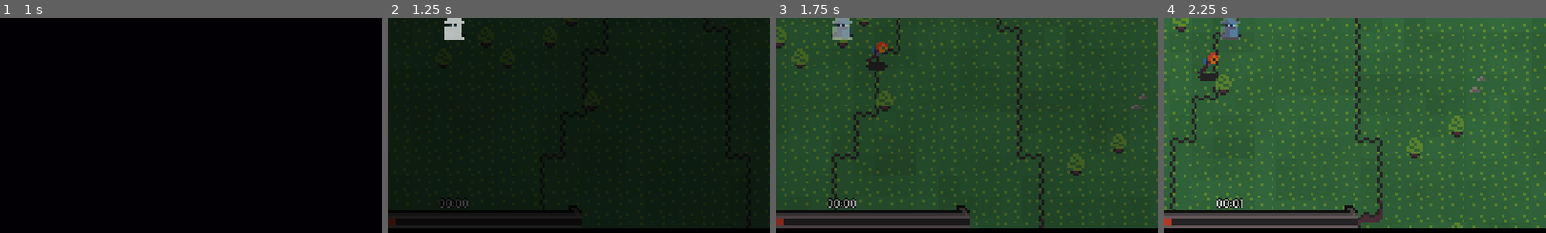
Above: before the commit, frames 1-4 (left to right).
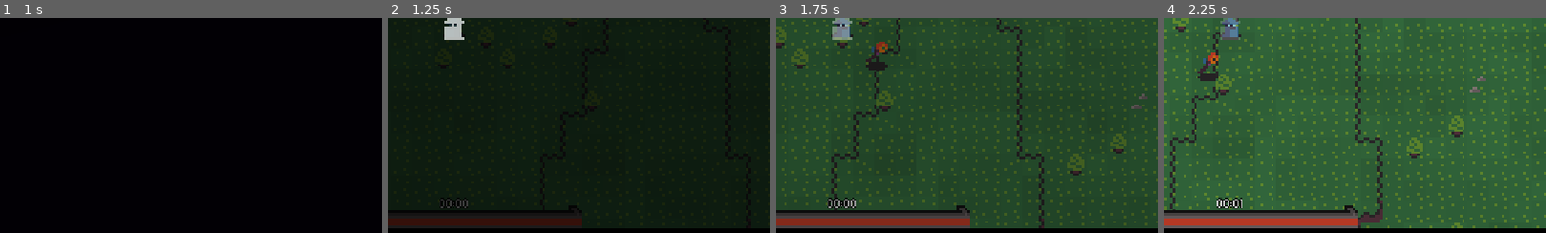
Above: after the commit, the same moments.

Repository: Kl3XY/GMTK-2025
Game: Godot game, scene res://scenes/Main Menu.tscn
The game is run twice, just before and just after one commit, with the same random seed, the same clock (stepped at 60 frames per second) and the same inputs.
Inputs (mouse positions are % of the whole screen's width and height, from its top left):
- Up to frame 1 (1 s): click "New Game" at 0.5 s
- Up to frame 2 (1.25 s): no input
- Up to frame 3 (1.75 s): move the mouse to (72, 45) at 1.27 s; hold D (right) from 1.28 s (still down)
- Up to frame 4 (2.25 s): move the mouse to (30, 55) at 2.02 s; release D (right) at 2.03 s; hold S (down) from 2.03 s (still down)
The pictures show only the part of the screen within x 41-91%, y 48-98%; the shares and areas given below are measured in that part.

Frame 1 is identical in both runs. In frame 2, 1.5% of the frame differs, in the area x 2-51%, y 93-97%; in frame 3, 1.5%; in frame 4, 1.5%.
Error before the commit: Invalid assignment of property or key 'value' with value of type 'float' on a base object of type 'null instance'. (res://scripts/player.gd:92)

Commit message:
boop now do damange

Diff:
--- a/scenes/Enemies/Boop/boop_the_magic_loop.tscn
+++ b/scenes/Enemies/Boop/boop_the_magic_loop.tscn
@@ -7,6 +7,7 @@
 [ext_resource type="Texture2D" uid="uid://bep07t61eny41" path="res://sprites/UI/XPBar3.png" id="5_1fohn"]
 [ext_resource type="Texture2D" uid="uid://bmhdif75e7pam" path="res://sprites/UI/HPBar.png" id="6_1fohn"]
 [ext_resource type="Script" uid="uid://ymahyhv170sh" path="res://scenes/Enemies/Boop/texture_progress_bar.gd" id="7_xepcd"]
+[ext_resource type="Script" uid="uid://krj3cmval3tk" path="res://scenes/Enemies/Boop/area_2d.gd" id="8_5e0l2"]
 
 [sub_resource type="CircleShape2D" id="CircleShape2D_ybuw2"]
 radius = 30.82
@@ -16,6 +17,9 @@
 font_size = 64
 outline_size = 25
 outline_color = Color(0, 0, 0, 1)
+
+[sub_resource type="CircleShape2D" id="CircleShape2D_xepcd"]
+radius = 25.318
 
 [node name="CharacterBody2D" instance=ExtResource("1_g34c3")]
 collision_layer = 1
@@ -68,5 +72,12 @@
 texture_progress = ExtResource("6_1fohn")
 script = ExtResource("7_xepcd")
 
+[node name="Area2D" type="Area2D" parent="." index="7"]
+script = ExtResource("8_5e0l2")
+
+[node name="CollisionShape2D" type="CollisionShape2D" parent="Area2D" index="0"]
+shape = SubResource("CircleShape2D_xepcd")
+
 [connection signal="TookDamage" from="." to="." method="_on_took_damage"]
 [connection signal="health_changed" from="HealthComponent" to="CanvasLayer/TextureProgressBar" method="_on_health_component_health_changed"]
+[connection signal="body_entered" from="Area2D" to="Area2D" method="_on_body_entered"]
--- a/scenes/Player.tscn
+++ b/scenes/Player.tscn
@@ -228,6 +228,7 @@
 [node name="UI placeholder" type="CanvasLayer" parent="."]
 
 [node name="HealthBar" type="TextureProgressBar" parent="UI placeholder"]
+unique_name_in_owner = true
 texture_filter = 3
 anchors_preset = 8
 anchor_left = 0.5
@@ -316,7 +317,6 @@
 vertical_alignment = 1
 
 [node name="ToDark" type="ColorRect" parent="UI placeholder"]
-visible = false
 anchors_preset = 15
 anchor_right = 1.0
 anchor_bottom = 1.0
--- a/scripts/player.gd
+++ b/scripts/player.gd
@@ -89,7 +89,7 @@
     _player_physics_process(delta)
 
 func _on_health_component_health_changed(Health: float) -> void:
-    $HealthBar.value = Health;
+    $%HealthBar.value = Health;
 
 func _on_health_component_health_depleted() -> void:
     isDead = true;
Not shown, changed: export_presets.cfg
Not shown: 1 places in scenes/Enemies/Boop/boop_the_magic_loop.tscn that only renumber resources
